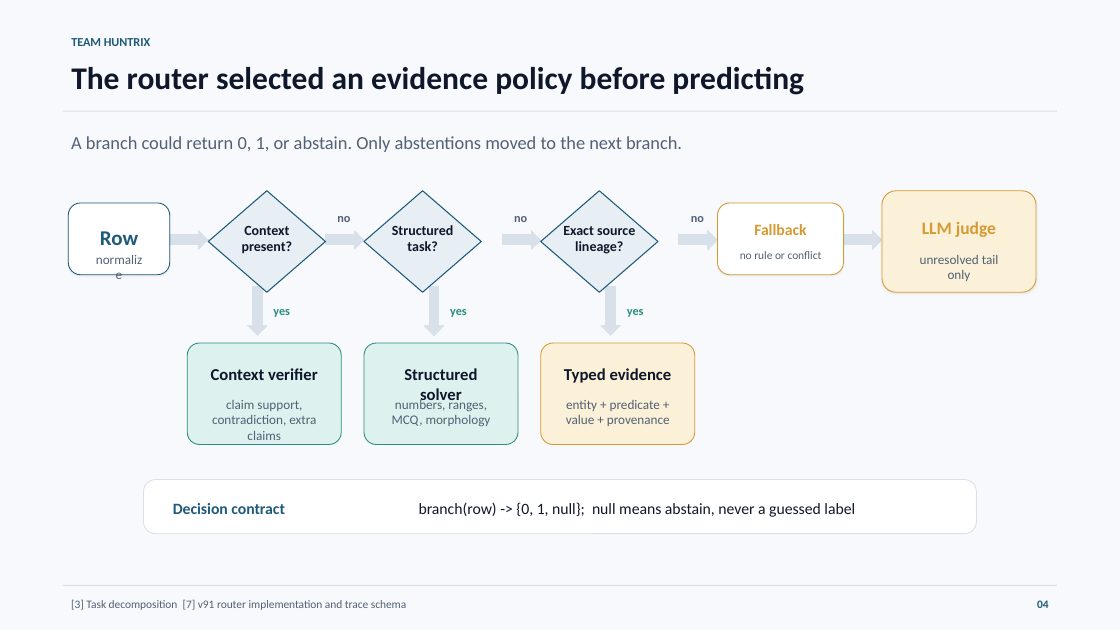
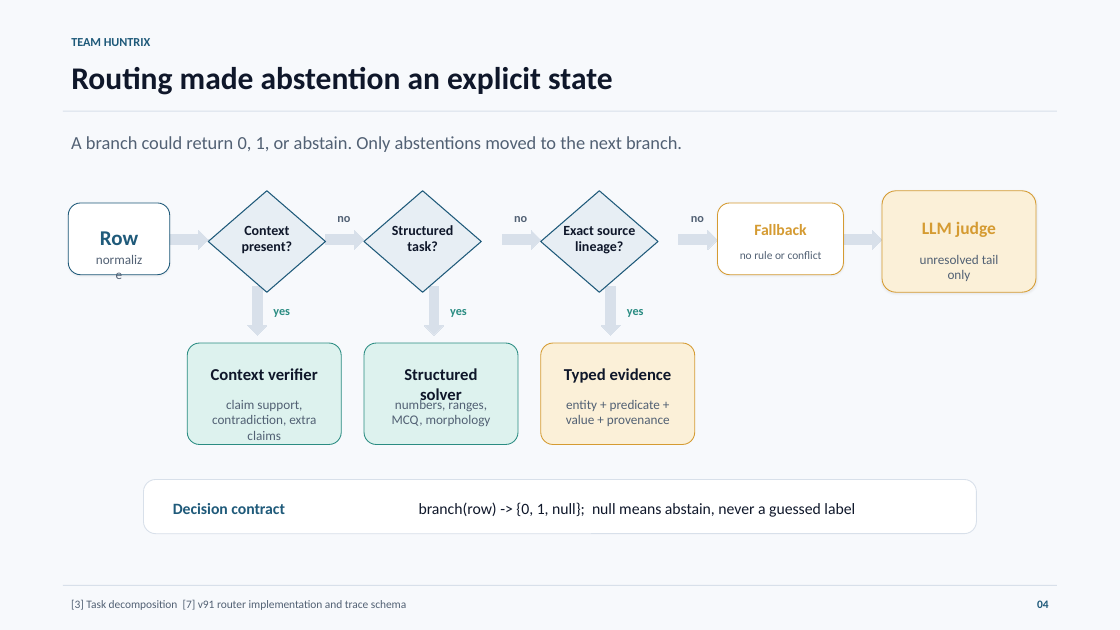
Before and after one commit to Seyamalam/bengali-hallucination-v91-submission, a slide deck: slide 4 of presentation/Huntrix_Final_Presentation.pptx. Drawn at 1120x630 pixels with LibreOffice and Linux fonts; fonts in the diff are those of the drawing. Boxes give left, top, right and bottom in pixels: in the first picture for what was removed or moved away, otherwise in the second. Text is boxed around its words. In the diff, an @@ line names an element or a change of style, - is before the commit and + after.

```diff
--- a/presentation/Huntrix_Final_Presentation.pptx
+++ b/presentation/Huntrix_Final_Presentation.pptx
@@ text at <box>71,67,613,95</box>: text changed @@
-The router selected an evidence policy before predicting
+Routing made abstention an explicit state
```
Also in this commit, not shown: 4 other slides changed, 3 slides added, 3 slides removed, 4 other files.
